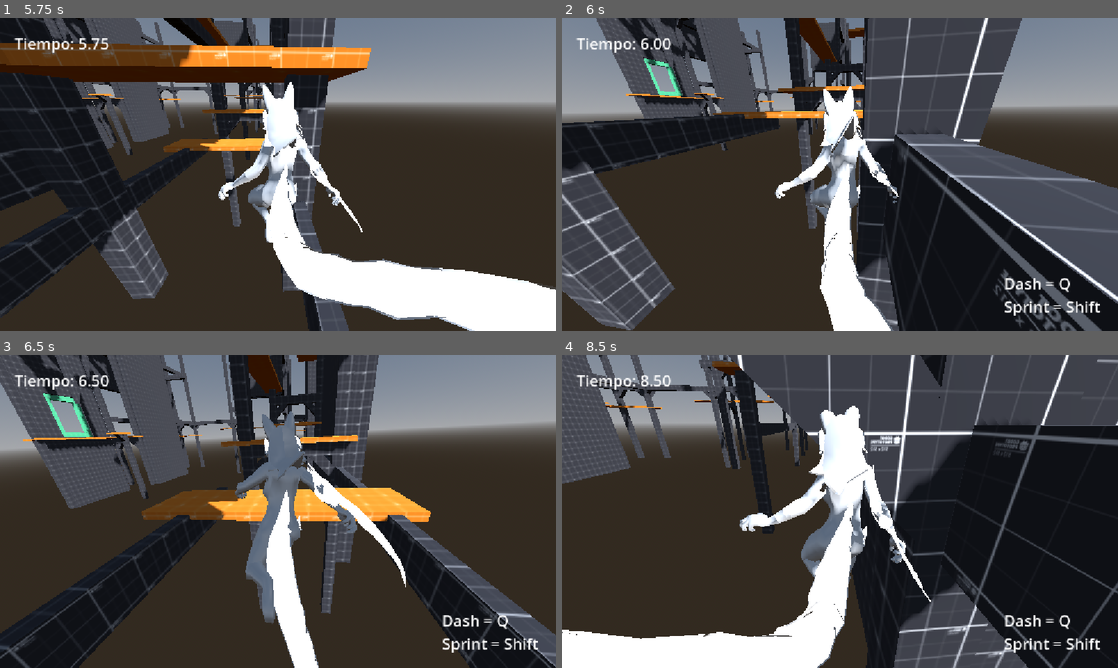
Above: before the commit, frames 1-4 (two rows, left to right).
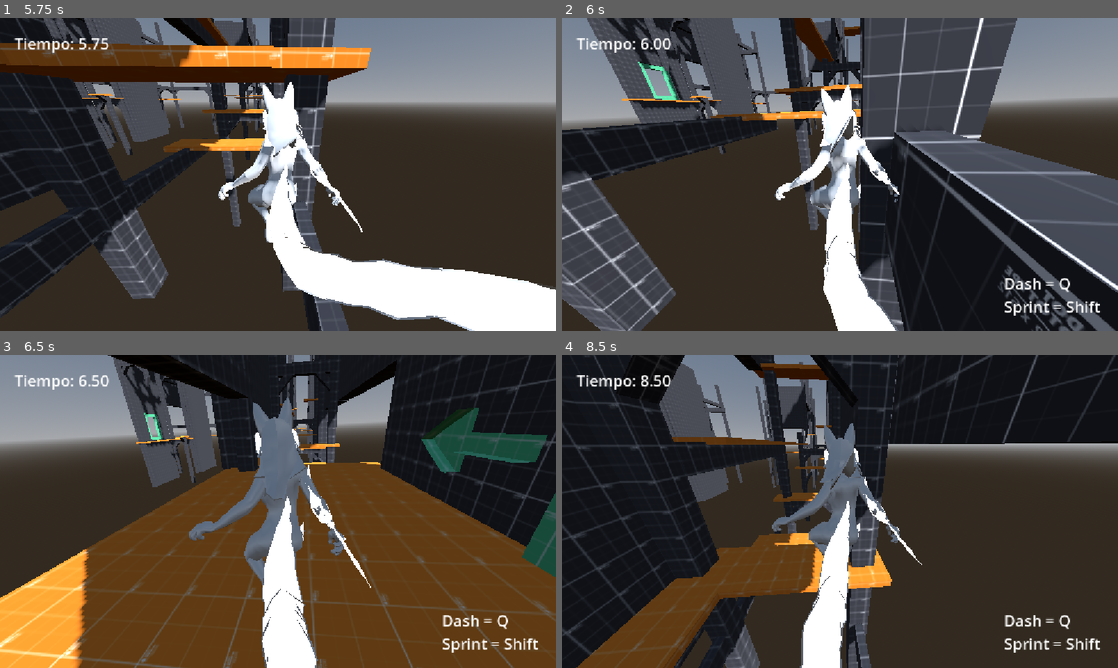
Above: after the commit, the same moments.

Repository: MauroMelender/ProtoProyectGensaku
Game: Godot game, scene res://scenes/levels/lv_collums.tscn
The game is run twice, just before and just after one commit, with the same random seed, the same clock (stepped at 60 frames per second) and the same inputs.
Inputs (mouse positions are in pixels of both pictures, inside the frame that each line leads up to):
- Up to frame 1 (5.75 s): tap Enter (ui_accept) at 0.5, 1.55, 2.1, 4.55, 5.1 s; move the mouse to (305, 174) at 0.52 s; hold Shift (correr) 0.53-1.28 s; hold W (mover_adelante) from 0.53 s (still down); tap Space (saltar) at 0.77, 1.07, 1.52, 1.82, 2.3, 2.85, 3.02, 3.32, 3.77, 4.07, 4.52, 4.82, 5.3 s; tap Q (dash) at 0.8, 1.35, 3.8, 4.35 s; move the mouse to (250, 174) at 1.27 s; move the mouse to (289, 168) at 2.02 s; move the mouse to (272, 180) at 2.77 s; tap Shift (correr) at 3.05 s; move the mouse to (316, 177) at 3.52 s; hold Shift (correr) 3.53-4.28 s; move the mouse to (233, 171) at 4.27 s; move the mouse to (283, 174) at 5.02 s
- Up to frame 2 (6 s): move the mouse to (817, 168) at 5.77 s; release W (mover_adelante) at 5.78 s; hold D (mover_derecha) from 5.78 s (still down); tap Shift (correr) at 5.85 s
- Up to frame 3 (6.5 s): keep holding D (mover_derecha); tap Space (saltar) at 6.02, 6.32 s
- Up to frame 4 (8.5 s): move the mouse to (867, 511) at 6.52 s; release D (mover_derecha) at 6.53 s; hold W (mover_adelante) from 6.53 s (still down); tap Q (dash) at 6.6 s; tap Space (saltar) at 6.77, 7.07, 7.52, 7.82, 8.1 s; move the mouse to (812, 511) at 7.27 s; tap Enter (ui_accept) at 7.35 s; move the mouse to (851, 505) at 8.02 s

Frame 1 is identical in both runs. In frame 2, 19% of the frame differs, in the area x 0-100%, y 0-100%; in frame 3, 79%; in frame 4, 86%.

Commit message:
Caida progresiva, codigo Wallrun

Diff:
--- a/Test Folder 0.1/Player/Habilidades/wall_run.gd
+++ b/Test Folder 0.1/Player/Habilidades/wall_run.gd
@@ -3,17 +3,21 @@
 
 enum WallType { RECTA, RAMPA }
 
+# --- CONFIGURACIÓN DE CAÍDA PROGRESIVA ---
+@export var WALL_GRAVITY_SPEED: float = 0.5 # Velocidad a la que empieza a caer despacio por la pared
+@export var WALL_SLIDE_ACCEL: float = 2.0   # Qué tan rápido aumenta la caída cuanto más tiempo te quedás en la pared
+
 var player: Player
 var cooldown_timer: float = 0.0
 var current_wall_type: WallType = WallType.RECTA
 var current_wall_normal: Vector3 = Vector3.ZERO
-var last_wall_normal: Vector3 = Vector3.ZERO # Guarda la dirección de la última pared usada
+var last_wall_normal: Vector3 = Vector3.ZERO
+
+var wall_run_time: float = 0.0 # Contador para acumular la caída mientras corres
 
 func _ready() -> void:
-	# Obtiene la referencia al script principal del jugador
 	player = get_parent().get_parent() as Player
 
-# Funciones internas para chequear si el objeto es una pared plana o rampa válida
 func _is_wallrun_flat(collider: Object) -> bool:
 	if not collider: return false
 	return collider.is_in_group("WallRunFlat") or collider.is_in_group("wallrunflat") or collider.is_in_group("WALLRUNFLAT") or (collider.get_parent() and collider.get_parent().is_in_group("WallRunFlat"))
@@ -22,14 +26,16 @@
 	if not collider: return false
 	return collider.is_in_group("WallRunRamp") or collider.is_in_group("wallrunramp") or collider.is_in_group("WALLRUNRAMP") or (collider.get_parent() and collider.get_parent().is_in_group("WallRunRamp"))
 
-# Detecta si hay una pared al lado para empezar a correr sobre ella
 func check_and_update(delta: float) -> bool:
 	if cooldown_timer > 0.0:
 		cooldown_timer -= delta
 
-	# Si toca el suelo, limpia el registro de la pared anterior
 	if player.is_on_floor():
 		last_wall_normal = Vector3.ZERO
+		return false
+
+	var input_dir := Input.get_vector("mover_izquierda", "mover_derecha", "mover_adelante", "mover_atras")
+	if input_dir.y >= 0:
 		return false
 
 	var active_ray = _get_active_ray()
@@ -38,7 +44,6 @@
 		var collider = active_ray.get_collider()
 		var new_normal = active_ray.get_collision_normal()
 
-		# Revisa si la pared actual es diferente a la anterior para permitir saltos en zigzag
 		var is_different_wall = last_wall_normal != Vector3.ZERO and new_normal.dot(last_wall_normal) < 0.2
 
 		if cooldown_timer > 0.0 and not is_different_wall:
@@ -50,13 +55,15 @@
 			player.current_state = Player.State.WALL_RUNNING
 			player.jump_count = 0
 			cooldown_timer = 0.0
+			wall_run_time = 0.0 # Reinicia el temporizador de caída al tocar la pared
 			return true
 
 	return false
 
-# Lógica del movimiento mientras esta pegado a la pared
 func process_movement(delta: float) -> void:
-	if player.is_on_floor():
+	var input_dir := Input.get_vector("mover_izquierda", "mover_derecha", "mover_adelante", "mover_atras")
+
+	if input_dir.y >= 0 or player.is_on_floor():
 		_exit_wall_run()
 		return
 
@@ -71,45 +78,46 @@
 		return
 
 	current_wall_normal = active_ray.get_collision_normal()
-	var move_dir := -player.transform.basis.z
+	var forward_look := -player.transform.basis.z
 
-	# Calcula la dirección sobre una pared recta
+	# Suma tiempo corriendo en la pared
+	wall_run_time += delta
+
 	if current_wall_type == WallType.RECTA:
 		var wall_forward := Vector3.UP.cross(current_wall_normal)
-		if move_dir.dot(wall_forward) < 0:
+		if forward_look.dot(wall_forward) < 0:
 			wall_forward = -wall_forward
 
+		# Avance horizontal
 		player.velocity.x = wall_forward.x * player.WALL_RUN_SPEED
 		player.velocity.z = wall_forward.z * player.WALL_RUN_SPEED
-		player.velocity.y = 0.0
 
-	# Calcula la dirección sobre una rampa inclinada
+		# CAÍDA PROGRESIVA: Empieza cayendo despacio y acelera cuanto más tiempo pase en la pared
+		var target_drop_speed = -(WALL_GRAVITY_SPEED + (wall_run_time * WALL_SLIDE_ACCEL))
+		player.velocity.y = move_toward(player.velocity.y, target_drop_speed, 12.0 * delta)
+
 	elif current_wall_type == WallType.RAMPA:
 		var ramp_node = collider as Node3D
-		var ramp_forward = -player.transform.basis.z
+		var ramp_forward = forward_look
 
 		if ramp_node:
 			var ramp_z = -ramp_node.global_transform.basis.z.normalized()
 			var ramp_x = ramp_node.global_transform.basis.x.normalized()
 
-			if abs(move_dir.dot(ramp_z)) > abs(move_dir.dot(ramp_x)):
-				ramp_forward = ramp_z * sign(move_dir.dot(ramp_z))
+			if abs(forward_look.dot(ramp_z)) > abs(forward_look.dot(ramp_x)):
+				ramp_forward = ramp_z * sign(forward_look.dot(ramp_z))
 			else:
-				ramp_forward = ramp_x * sign(move_dir.dot(ramp_x))
+				ramp_forward = ramp_x * sign(forward_look.dot(ramp_x))
 
 		player.velocity = ramp_forward * player.WALL_RUN_SPEED
 
-	# Salto desde la pared (Espacio)
-	if Input.is_action_just_pressed("ui_accept"):
+	# Salto desde la pared (Espacio / "saltar")
+	if Input.is_action_just_pressed("saltar"):
 		player.current_state = Player.State.NORMAL
 		last_wall_normal = current_wall_normal
 		cooldown_timer = 0.25
 		player.jump_count = 1
 
-		var forward_dir := -player.transform.basis.z
-		var input_dir := Input.get_vector("ui_left", "ui_right", "ui_up", "ui_down")
-
-		# Chequea si el jugador está presionando la tecla opuesta para rebotar fuerte
 		var is_pushing_away = false
 		if active_ray == player.ray_izquierda and input_dir.x > 0:
 			is_pushing_away = true
@@ -118,7 +126,7 @@
 
 		var side_force_multiplier = 1.0 if is_pushing_away else 0.4
 
-		var jump_direction = (current_wall_normal * player.WALL_JUMP_FORCE * side_force_multiplier) + (forward_dir * player.WALL_JUMP_FORWARD_FORCE)
+		var jump_direction = (current_wall_normal * player.WALL_JUMP_FORCE * side_force_multiplier) + (forward_look * player.WALL_JUMP_FORWARD_FORCE)
 
 		player.velocity.x = jump_direction.x
 		player.velocity.z = jump_direction.z
@@ -127,12 +135,11 @@
 
 	player.move_and_slide()
 
-# Cancela el estado de WallRun
 func _exit_wall_run() -> void:
 	player.current_state = Player.State.NORMAL
 	cooldown_timer = 0.25
+	wall_run_time = 0.0
 
-# Devuelve cuál de los dos RayCasts laterales está chocando contra una pared
 func _get_active_ray() -> RayCast3D:
 	if player.ray_izquierda and player.ray_izquierda.is_colliding():
 		return player.ray_izquierda
